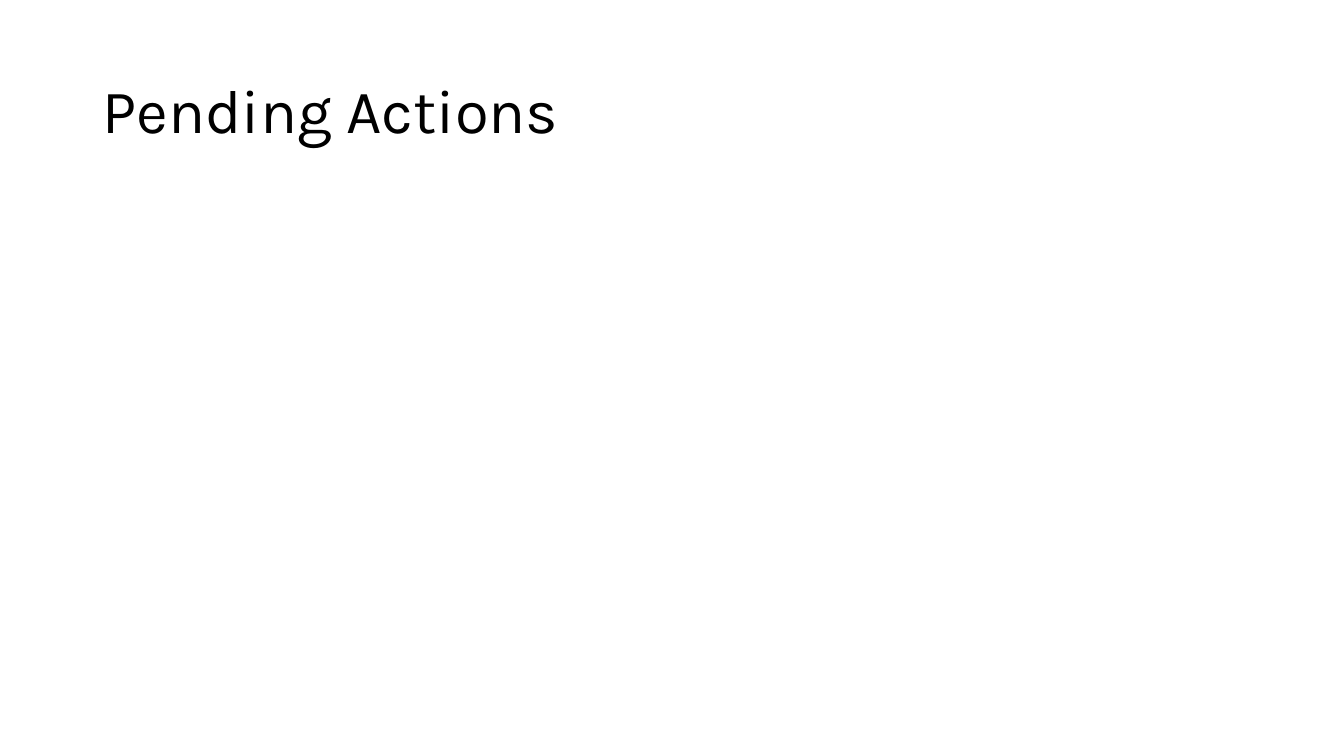
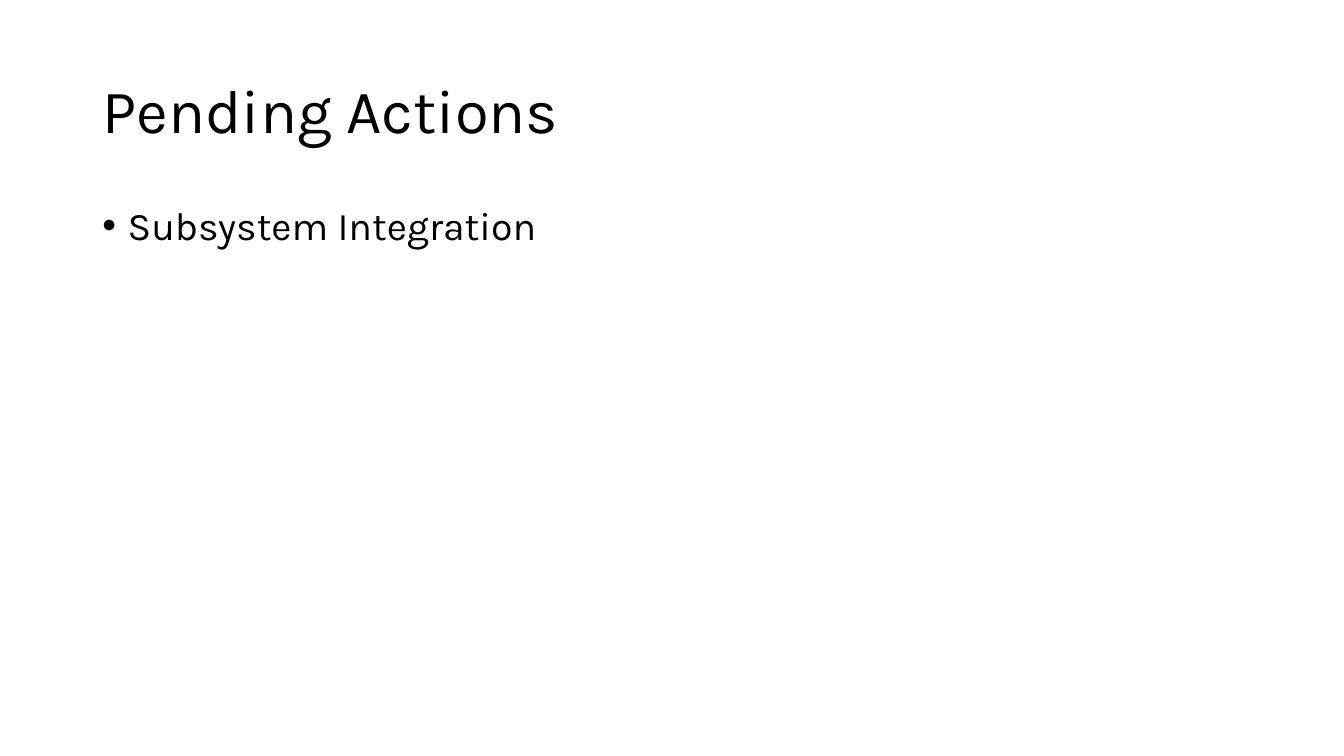
Before and after one commit to GregT7/PlanGauge, a slide deck: slide 11 of project_journal/standup/presentations/sprint8_standup.pptx (slide 6 before the commit). Drawn at 1344x756 pixels with LibreOffice and Linux fonts; fonts in the diff are those of the drawing. Boxes give left, top, right and bottom in pixels: in the first picture for what was removed or moved away, otherwise in the second. Text is boxed around its words. In the diff, an @@ line names an element or a change of style, - is before the commit and + after.

```diff
--- a/project_journal/standup/presentations/sprint8_standup.pptx
+++ b/project_journal/standup/presentations/sprint8_standup.pptx
@@ text added at [128, 213, 537, 250], 28 pt, text #000000 @@
+• Subsystem Integration
```
Also in this commit, not shown: 4 other slides changed, 6 slides added, 1 slide removed, 4 other files.
